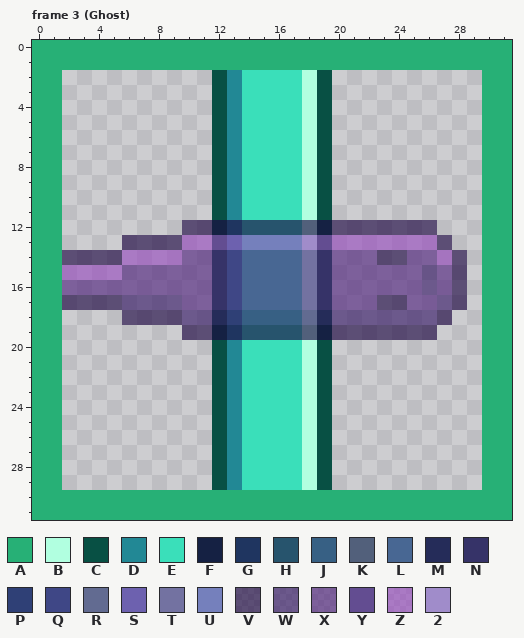
Edited in one commit: pixel-art file (Frontend/retro-game/src/assets/images/AbilityIcons.aseprite). The picture above was drawn from the file before the commit.
32x32 pixels, 3 frames. Colours within 5 levels of each other are drawn and written as one. Shown: frame 3 (Ghost). The commit also changed other frames, which this record leaves out.
Visible layers, top first: "Layer 2", "Layer 1" opacity 64%, "Layer 3".
Palette (. is transparent): A #27b076  B #b1ffe0  C #085044  D #228895  E #3adfba  F #152143  G #1f3560  H #27546d  J #376084  K #52607b  L #486793  M #252c59  N #363368  P #2f4076  Q #3f4786  R #626b91  S #6d61af  T #7372a1  U #7580bc  V #1d0642a3  W #361865a3  X #50237da3  Y #634d91  Z #974bbda3  2 #a08cca
Pixels before, frame 3 (Ghost), first column x 0:
 0 AAAAAAAAAAAAAAAAAAAAAAAAAAAAAAAA
 1 AAAAAAAAAAAAAAAAAAAAAAAAAAAAAAAA
 2 AA..........CDEEEEBC..........AA
 3 AA..........CDEEEEBC..........AA
 4 AA..........CDEEEEBC..........AA
 5 AA..........CDEEEEBC..........AA
 6 AA..........CDEEEEBC..........AA
 7 AA..........CDEEEEBC..........AA
 8 AA..........CDEEEEBC..........AA
 9 AA..........CDEEEEBC..........AA
10 AA..........CDEEEEBC..........AA
11 AA..........CDEEEEBC..........AA
12 AA........VVFGHHHHKFVVVVVVV...AA
13 AA....VVVVZZYSUUUU2YZZZZZZZV..AA
14 AAVVVVZZZZXXNQLLLLTNXXXVVXXZV.AA
15 AAZZZZXXXXXXNQLLLLTNXXXXXXWXV.AA
16 AAXXXXXXXXXXNQLLLLTNXXXXXXWXV.AA
17 AAVVVVWWWWXXNQLLLLTNXXXVVXXWV.AA
18 AA....VVVVWWMPJJJJRMWWWWWWWV..AA
19 AA........VVFGHHHHKFVVVVVVV...AA
20 AA..........CDEEEEBC..........AA
21 AA..........CDEEEEBC..........AA
22 AA..........CDEEEEBC..........AA
23 AA..........CDEEEEBC..........AA
24 AA..........CDEEEEBC..........AA
25 AA..........CDEEEEBC..........AA
26 AA..........CDEEEEBC..........AA
27 AA..........CDEEEEBC..........AA
28 AA..........CDEEEEBC..........AA
29 AA..........CDEEEEBC..........AA
30 AAAAAAAAAAAAAAAAAAAAAAAAAAAAAAAA
31 AAAAAAAAAAAAAAAAAAAAAAAAAAAAAAAA
After the commit:
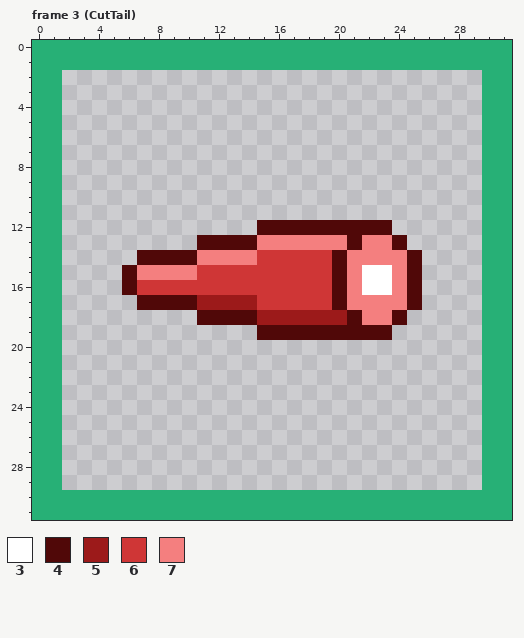
Colours new in this view: 3 #ffffff  4 #500808  5 #9c1a1a  6 #cf3636  7 #f47f7f
Diff:
layer "Layer 1" removed
Frame 3 (CutTail):
Colour X becomes colour 3 in rows 15 to 16 at x 22 to 23.
Colour F becomes colour 4 in row 12 at x 19; in row 19 at x 19.
Colour H becomes colour 4 in row 12 at x 15 to 17; in row 19 at x 15 to 17.
Colour J becomes colour 4 in row 18 at x 14.
Colour K becomes colour 4 in row 12 at x 18; in row 19 at x 18.
Colour M becomes colour 4 in row 18 at x 12.
Colour P becomes colour 4 in row 18 at x 13.
Colour S becomes colour 4 in row 13 at x 13.
Colour U becomes colour 4 in row 13 at x 14.
Colour V becomes colour 4 in row 12 at x 20 to 23; in row 19 at x 20 to 23.
Colour W becomes colour 4 in row 17 at x 7 to 9; in row 18 at x 11, 21 and 24.
Colour X becomes colour 4 in row 14 at x 10, 20 and 25; in rows 15 to 16 at x 6, 20 and 25; in row 17 at x 10, 20 and 25.
Colour Y becomes colour 4 in row 13 at x 12.
Colour Z becomes colour 4 in row 13 at x 11, 21 and 24; in row 14 at x 7 to 9.
Colour J becomes colour 5 in row 18 at x 15 to 17.
Colour L becomes colour 5 in row 17 at x 14.
Colour M becomes colour 5 in row 18 at x 19.
Colour N becomes colour 5 in row 17 at x 12.
Colour Q becomes colour 5 in row 17 at x 13.
Colour R becomes colour 5 in row 18 at x 18.
Colour W becomes colour 5 in row 18 at x 20.
Colour X becomes colour 5 in row 17 at x 11.
Colour L becomes colour 6 in row 14 at x 15 to 17; in rows 15 to 16 at x 14 to 17; in row 17 at x 15 to 17.
Colour N becomes colour 6 in row 14 at x 19; in rows 15 to 16 at x 12 and 19; in row 17 at x 19.
Colour Q becomes colour 6 in rows 15 to 16 at x 13.
Colour T becomes colour 6 in rows 14 to 17 at x 18.
Colour X becomes colour 6 in row 15 at x 11; in row 16 at x 7 to 11.
Colour 2 becomes colour 7 in row 13 at x 18.
Colour L becomes colour 7 in row 14 at x 14.
Colour N becomes colour 7 in row 14 at x 12.
Colour Q becomes colour 7 in row 14 at x 13.
Colour U becomes colour 7 in row 13 at x 15 to 17.
Colour V becomes colour 7 in row 14 at x 23 to 24; in row 17 at x 23 to 24.
Colour W becomes colour 7 in row 18 at x 22 to 23.
Colour X becomes colour 7 in row 14 at x 11 and 21 to 22; in row 15 at x 7 to 10, 21 and 24; in row 16 at x 21 and 24; in row 17 at x 21 to 22.
Colour Y becomes colour 7 in row 13 at x 19.
Colour Z becomes colour 7 in row 13 at x 20 and 22 to 23.
Colour B is gone in rows 2 to 11 at x 18; in rows 20 to 29 at x 18.
Colour C is gone in rows 2 to 11 at x 12 and 19; in rows 20 to 29 at x 12 and 19.
Colour D is gone in rows 2 to 11 at x 13; in rows 20 to 29 at x 13.
Colour E is gone in rows 2 to 11 at x 14 to 17; in rows 20 to 29 at x 14 to 17.
Colour F is gone in row 12 at x 12; in row 19 at x 12.
Colour G is gone in row 12 at x 13; in row 19 at x 13.
Colour H is gone in row 12 at x 14; in row 19 at x 14.
Colour V is gone in row 12 at x 10 to 11 and 24 to 26; in row 13 at x 6 to 9 and 27; in row 14 at x 2 to 5 and 28; in rows 15 to 16 at x 28; in row 17 at x 2 to 5 and 28; in row 18 at x 6 to 9 and 27.
Colour V is gone in row 19 at x 10 to 11 and 24 to 26.
Colour W is gone in rows 15 to 16 at x 26; in row 17 at x 6 and 27; in row 18 at x 10 and 25 to 26.
Colour X is gone in row 14 at x 26; in row 15 at x 27; in row 16 at x 2 to 5 and 27; in row 17 at x 26.
Colour Z is gone in row 13 at x 10 and 25 to 26; in row 14 at x 6 and 27; in row 15 at x 2 to 5.
Where, in picture pixels (left, top, right, bottom), the same in both pictures:
changed: (62, 70, 467, 490)
